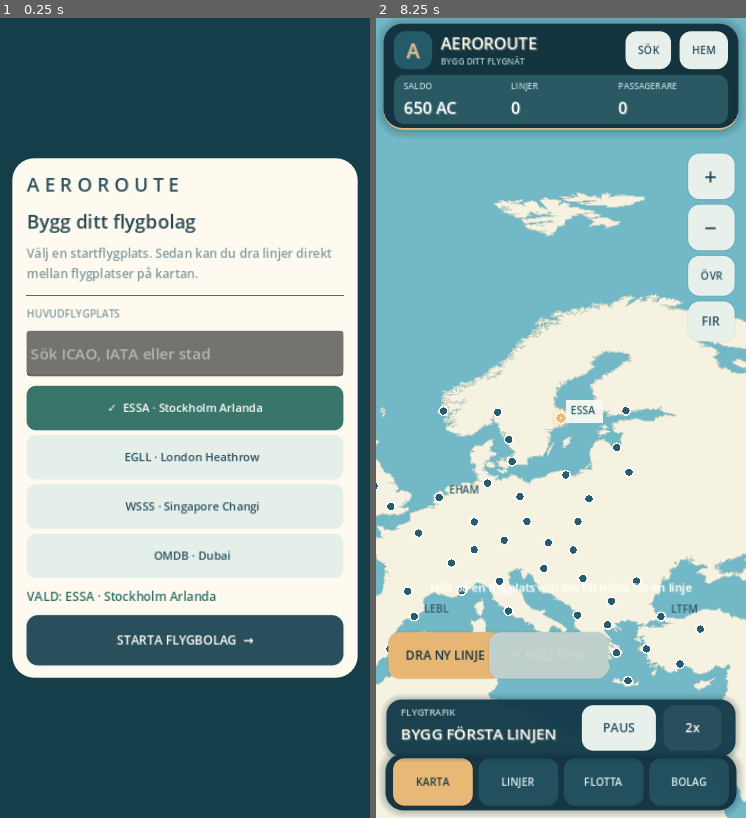
Above: before the commit, frames 1-2 (left to right).
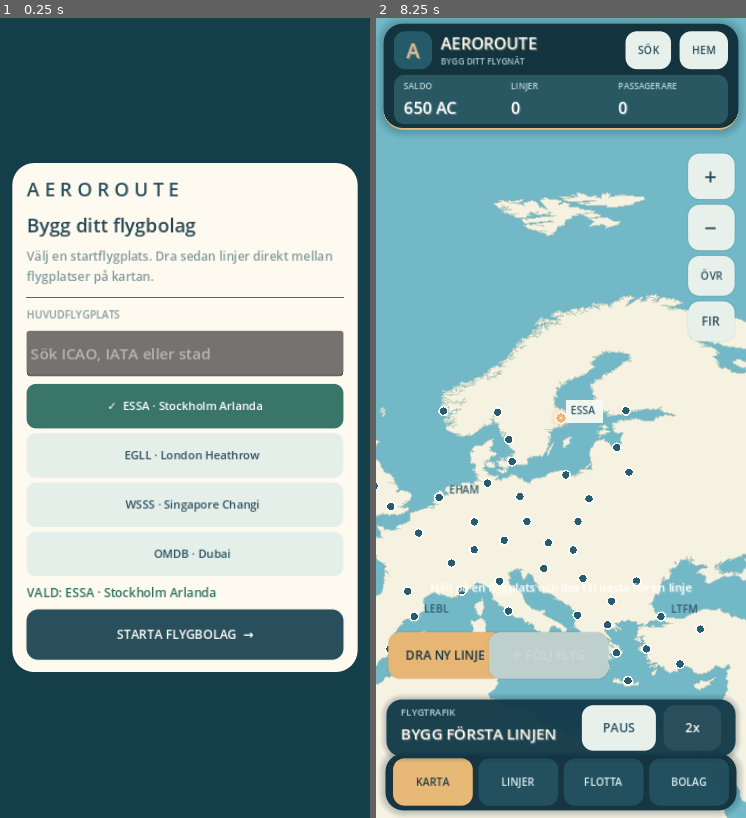
Above: after the commit, the same moments.

Repository: atcozproject-netizen/Aeroroute-iOS
Game: Godot game, scene res://scenes/Main.tscn
The game is run twice, just before and just after one commit, with the same random seed, the same clock (stepped at 60 frames per second) and the same inputs.
Inputs:
- Up to frame 1 (0.25 s): no input
- Up to frame 2 (8.25 s): click "SÖK" at 0.5 s; click "HEM" at 1.25 s; click "KARTA" at 2 s; click "LINJER" at 2.75 s; click "FLOTTA" at 3.5 s; click "BOLAG" at 4.25 s; click "+" at 5 s; click "−" at 5.75 s; click "ÖVR" at 6.5 s; click "FIR" at 7.25 s; click "DRA NY LINJE" at 8 s

The runs differ from the first frame. In frame 1, 8.3% of the frame differs, in the area x 3-97%, y 17-83%; in frame 2, nothing differs.

Commit message:
fix(landscape): genuine two-column new-airline onboarding and auto portrait reflow

Diff:
--- a/scripts/Main.gd
+++ b/scripts/Main.gd
@@ -47,6 +47,8 @@
 var sheet_scroll: ScrollContainer
 var sheet_body: VBoxContainer
 var start_overlay: ColorRect
+var start_welcome: PanelContainer
+var start_layout: GridContainer
 var start_search: LineEdit
 var start_choices: VBoxContainer
 var start_choice_code: String = "ESSA"
@@ -620,6 +622,9 @@
 			sheet.offset_right = 0.0
 			sheet.offset_top = -minf(555.0, view_size.y * 0.73)
 			sheet.offset_bottom = -62.0
+	if start_layout != null and is_instance_valid(start_layout) and start_welcome != null and is_instance_valid(start_welcome):
+		start_layout.columns = 2 if landscape else 1
+		start_welcome.custom_minimum_size.x = minf(view_size.x - 32.0, 740.0) if landscape else minf(maxf(view_size.x - 26.0, 282.0), 376.0)
 	if content_view != null:
 		if landscape:
 			content_view.anchor_left = 1.0
@@ -1251,33 +1256,45 @@
 	var center: CenterContainer = CenterContainer.new()
 	center.set_anchors_and_offsets_preset(Control.PRESET_FULL_RECT)
 	start_overlay.add_child(center)
-	var welcome: PanelContainer = add_styled_panel(Color("fffaf0"), 23)
-	welcome.custom_minimum_size = Vector2(minf(maxf(size.x - 26.0, 282.0), 376.0), 0.0)
-	center.add_child(welcome)
-	var box: VBoxContainer = stack(10)
-	welcome.add_child(box)
+	start_welcome = add_styled_panel(Color("fffaf0"), 23)
+	start_welcome.custom_minimum_size = Vector2(minf(maxf(size.x - 26.0, 282.0), 376.0), 0.0)
+	center.add_child(start_welcome)
+	start_layout = GridContainer.new()
+	start_layout.columns = 1
+	start_layout.add_theme_constant_override("h_separation", 19)
+	start_layout.add_theme_constant_override("v_separation", 8)
+	start_welcome.add_child(start_layout)
+	var introduction: VBoxContainer = stack(9)
+	introduction.size_flags_horizontal = Control.SIZE_EXPAND_FILL
+	introduction.custom_minimum_size.x = 0.0
+	start_layout.add_child(introduction)
 	var wordmark: Label = label("A E R O R O U T E", 20, DARK, true)
-	box.add_child(wordmark)
-	box.add_child(label("Bygg ditt flygbolag", 20, INK, true))
-	box.add_child(label("Välj en startflygplats. Sedan kan du dra linjer direkt mellan flygplatser på kartan.", 13, MUTED))
-	box.add_child(line_break())
-	box.add_child(label("HUVUDFLYGPLATS", 11, MUTED, true))
+	introduction.add_child(wordmark)
+	introduction.add_child(label("Bygg ditt flygbolag", 20, INK, true))
+	introduction.add_child(label("Välj en startflygplats. Dra sedan linjer direkt mellan flygplatser på kartan.", 13, MUTED))
+	introduction.add_child(line_break())
+	introduction.add_child(label("HUVUDFLYGPLATS", 11, MUTED, true))
 	start_search = LineEdit.new()
 	start_search.placeholder_text = "Sök ICAO, IATA eller stad"
 	start_search.custom_minimum_size.y = 48.0
 	start_search.clear_button_enabled = true
-	box.add_child(start_search)
+	introduction.add_child(start_search)
+	var choices_column: VBoxContainer = stack(8)
+	choices_column.size_flags_horizontal = Control.SIZE_EXPAND_FILL
+	choices_column.custom_minimum_size.x = 0.0
+	start_layout.add_child(choices_column)
 	start_choices = stack(5)
-	box.add_child(start_choices)
+	choices_column.add_child(start_choices)
 	start_selection_label = label("", 13, Color("2b705e"), true)
 	start_selection_label.autowrap_mode = TextServer.AUTOWRAP_OFF
 	start_selection_label.clip_text = true
-	box.add_child(start_selection_label)
+	choices_column.add_child(start_selection_label)
 	start_search.text_changed.connect(_update_start_choices)
 	_update_start_choices("")
 	start_begin_button = button("STARTA FLYGBOLAG  →")
 	start_begin_button.custom_minimum_size.y = 53.0
-	box.add_child(start_begin_button)
+	choices_column.add_child(start_begin_button)
+	_refresh_layout()
 	start_begin_button.pressed.connect(func() -> void:
 		if not game.can_start_at(start_choice_code):
 			start_selection_label.text = "Välj en giltig startflygplats"
